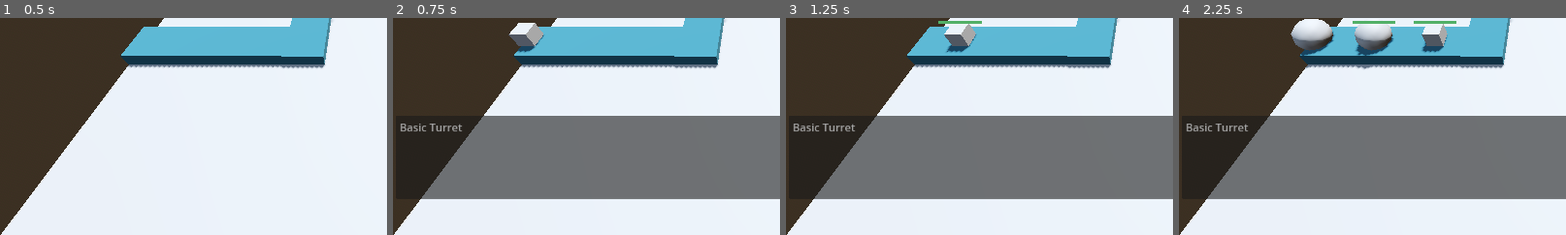
Above: before the commit, frames 1-4 (left to right).
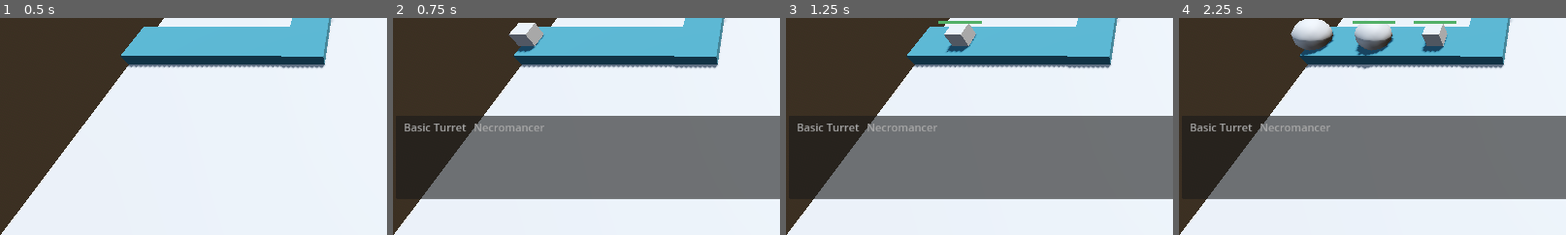
Above: after the commit, the same moments.

Repository: BurnabySouthGameDev/TowerDefence
Game: Godot game, scene res://Scenes/main.tscn
Two runs of this game, one before a commit and one after it. Both use one fixed random seed, a clock stepped at 60 frames per second and the inputs below.
Inputs:
- Up to frame 1 (0.5 s): no input
- Up to frame 2 (0.75 s): click "Spawn" at 0.5 s
- Up to frame 3 (1.25 s): no input
- Up to frame 4 (2.25 s): click "Cancel" at 1.25 s; click "Spawn" at 2 s
The pictures show only the part of the screen within x 2-52%, y 48-98%; the shares and areas given below are measured in that part.

Frame 1 is identical in both runs. In frame 2, 0.6% of the frame differs, in the area x 2-40%, y 48-53%; in frame 3, 0.6%; in frame 4, 0.6%.

Commit message:
Added necromancer turret

Diff:
--- /dev/null
+++ b/Scenes/turrets/necromancer_turret/necromancer_turret.tscn
@@ -0,0 +1,26 @@
+[gd_scene load_steps=6 format=3 uid="uid://dkh0ksgp531w8"]
+
+[ext_resource type="PackedScene" uid="uid://ld73oby6g67" path="res://Scenes/turrets/basic_turret/basic_turret.tscn" id="1_nn65i"]
+[ext_resource type="Script" uid="uid://dwkabwp36xpyq" path="res://Scripts/turrets/necromancer_turret/necromancer_turret.gd" id="2_tk4pe"]
+
+[sub_resource type="ShaderMaterial" id="ShaderMaterial_nn65i"]
+
+[sub_resource type="StandardMaterial3D" id="StandardMaterial3D_cjr87"]
+next_pass = SubResource("ShaderMaterial_nn65i")
+albedo_color = Color(0.432369, 0.0633716, 0.630789, 1)
+
+[sub_resource type="SphereShape3D" id="SphereShape3D_ibhvx"]
+resource_local_to_scene = true
+radius = 10.0
+
+[node name="Necromancer" instance=ExtResource("1_nn65i")]
+script = ExtResource("2_tk4pe")
+max_zombie_count = 3
+zombie_damage = 7
+bullet_speed = 100.0
+
+[node name="CSGBox3D" parent="TurretCap" index="0"]
+material = SubResource("StandardMaterial3D_cjr87")
+
+[node name="CollisionShape3D" parent="Radar" index="1"]
+shape = SubResource("SphereShape3D_ibhvx")
--- a/Scenes/turrets/turret_list.tscn
+++ b/Scenes/turrets/turret_list.tscn
@@ -1,9 +1,23 @@
-[gd_scene load_steps=4 format=3 uid="uid://dy1yf4ukdv2ye"]
+[gd_scene load_steps=7 format=3 uid="uid://dy1yf4ukdv2ye"]
 
 [ext_resource type="Script" uid="uid://vy88uie5i84d" path="res://Scripts/turrets/turret_list.gd" id="1_gc2bo"]
 [ext_resource type="Script" uid="uid://nf31t0owinb2" path="res://Scripts/turrets/tower_resource.gd" id="2_j1n8q"]
 [ext_resource type="Resource" uid="uid://c0c22g0dy87a1" path="res://Resources/Towers/basic_turret.tres" id="3_pteia"]
+[ext_resource type="PackedScene" uid="uid://dkh0ksgp531w8" path="res://Scenes/turrets/necromancer_turret/necromancer_turret.tscn" id="4_23res"]
+[ext_resource type="Script" uid="uid://dapii7i1tjwtr" path="res://Scripts/turrets/upgrade_resource.gd" id="5_brlc6"]
+
+[sub_resource type="Resource" id="Resource_se8d3"]
+script = ExtResource("2_j1n8q")
+scene = ExtResource("4_23res")
+tower_name = "Necromancer"
+damage = 0.5
+attack_speed = 0.3
+radius = 10.0
+sell_value = 5.0
+number_of_upgrades = 0
+upgrades = Array[ExtResource("5_brlc6")]([])
+metadata/_custom_type_script = "uid://nf31t0owinb2"
 
 [node name="TurretList" type="Node"]
 script = ExtResource("1_gc2bo")
-turrets = Array[ExtResource("2_j1n8q")]([ExtResource("3_pteia")])
+turrets = Array[ExtResource("2_j1n8q")]([ExtResource("3_pteia"), SubResource("Resource_se8d3")])
--- a/Scripts/enemy.gd
+++ b/Scripts/enemy.gd
@@ -8,11 +8,6 @@
 @export var health: float = 20:
 	set(value):
 		health = value
-
-		if health <= 0:
-			queue_free()
-			return
-
 		progress_bar.value = health
 
 func _ready() -> void:
--- a/Scripts/turrets/basic_bullet.gd
+++ b/Scripts/turrets/basic_bullet.gd
@@ -8,7 +8,7 @@
 
 var pierce := 0
 
-signal hit_enemy(remaining_hp: float)
+signal hit_enemy(enemy: PathFollow3D)
 
 func _ready() -> void:
 	var tween := create_tween()
@@ -17,8 +17,11 @@
 
 func _on_area_entered(area: Area3D) -> void:
 	var enemy : PathFollow3D = area.get_parent()
-	var remaining_hp : float = enemy.take_damage(damage)
-	hit_enemy.emit(remaining_hp)
+	if enemy.health <= 0:
+		return
+
+	enemy.take_damage(damage)
+	hit_enemy.emit(enemy)
 
 	pierce -= 1
 	if pierce < 0:
--- a/Scripts/turrets/basic_turret.gd
+++ b/Scripts/turrets/basic_turret.gd
@@ -93,12 +93,14 @@
 	bullet.lifetime = bullet_range / bullet_speed
 	bullet.pierce = bullet_pierce
 	bullet.damage = listing.damage
-	bullet.hit_enemy.connect(func (remaining):
-		if remaining <= 0:
-			get_node("/root/Main/GameUI/CurrencyDisplay/MarginContainer/CurrencyLabel").add(5)
-	)
+	bullet.hit_enemy.connect(_on_hit_enemy)
 
 	add_child(bullet)
+
+func _on_hit_enemy(enemy: PathFollow3D ) -> void:
+	if enemy.health <= 0:
+		get_node("/root/Main/GameUI/CurrencyDisplay/MarginContainer/CurrencyLabel").add(5)
+		enemy.queue_free()
 
 func change_color(color: Color) -> void:
 	if csg_box_3d.material == null:
--- /dev/null
+++ b/Scripts/turrets/necromancer_turret/necromancer_turret.gd
@@ -0,0 +1,46 @@
+extends "res://Scripts/turrets/basic_turret.gd"
+
+@export_range(1, 10, 1, "or_greater")
+var max_zombie_count := 3
+
+@export
+var zombie_damage := 7
+
+var zombies : Array[PathFollow3D] = []
+
+func _on_hit_enemy(enemy: PathFollow3D) -> void:
+	if enemy.health <= 0:
+		get_node("/root/Main/GameUI/CurrencyDisplay/MarginContainer/CurrencyLabel").add(5)
+		if zombies.size() >= max_zombie_count:
+			enemy.queue_free()
+			return
+
+		zombies.push_back(enemy)
+
+		# This only disables the '_process' function of only the PathFollow (enemy) node .
+		enemy.set_process(false)
+		var parent := enemy.get_parent()
+		parent.remove_child(enemy)
+		parent.add_child(enemy, false, INTERNAL_MODE_FRONT)
+
+		var max_health : float = enemy.get_node("enemy/HealthBar/ProgressBar").max_value
+		max_health = max_health * 3
+		enemy.get_node("enemy/HealthBar/ProgressBar").max_value = max_health
+		enemy.health = max_health
+		var area : Area3D = enemy.get_node("enemy")
+		area.monitoring = true
+		area.collision_layer = 0
+		area.collision_mask = 0b0_0010
+		area.area_entered.connect(_on_zombie_hit_enemy.bind(enemy))
+
+func _on_zombie_hit_enemy(area: Area3D, zombie: PathFollow3D) -> void:
+	var enemy : PathFollow3D = area.get_parent()
+	var remaining_hp : float = enemy.take_damage(zombie_damage)
+	if remaining_hp <= 0:
+		get_node("/root/Main/GameUI/CurrencyDisplay/MarginContainer/CurrencyLabel").add(5)
+		enemy.queue_free()
+
+	remaining_hp = zombie.take_damage(zombie_damage / 2.0)
+	if remaining_hp <= 0:
+		zombie.queue_free()
+		zombies.remove_at(zombies.find(zombie))
Not shown, added: Scripts/turrets/necromancer_turret/necromancer_turret.gd.uid
